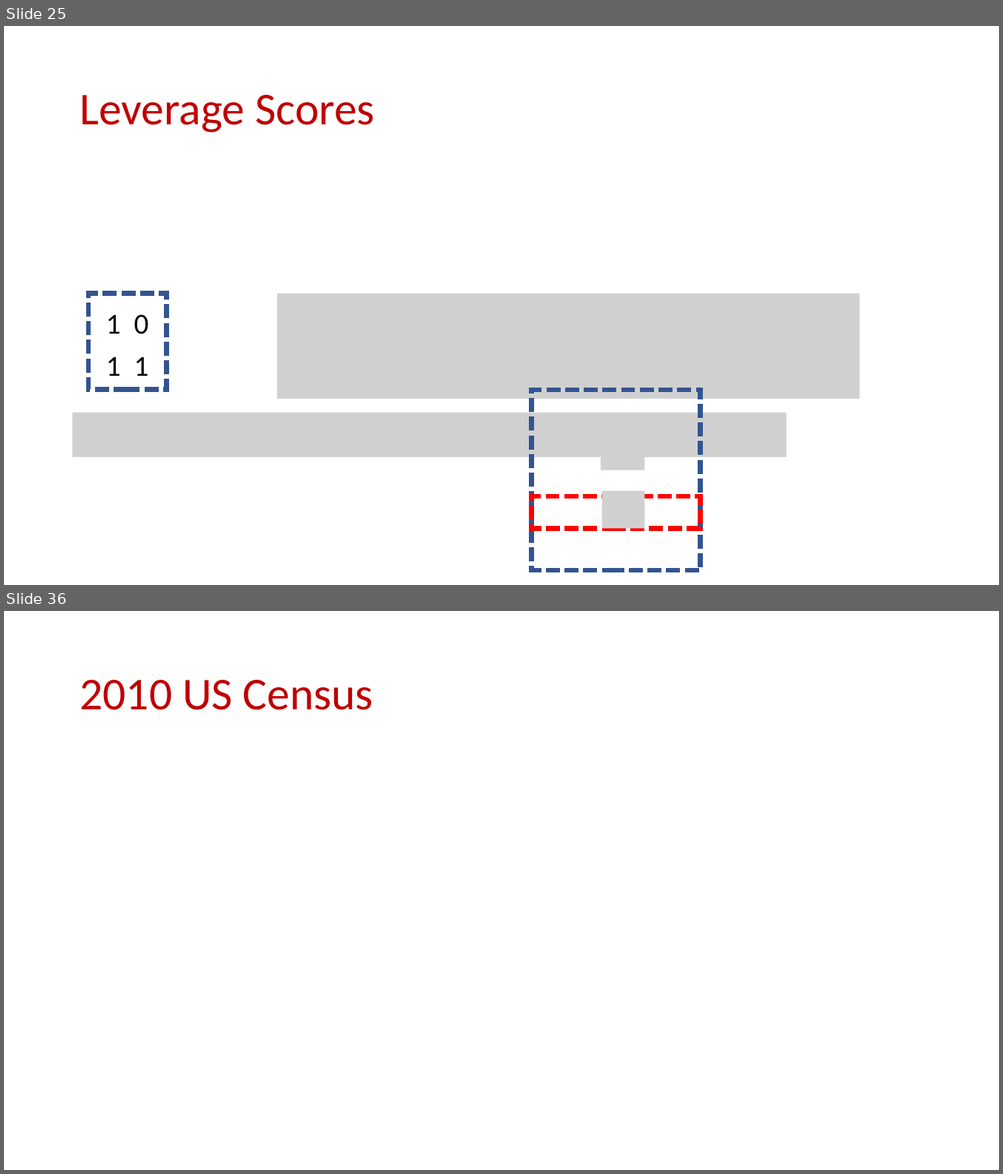
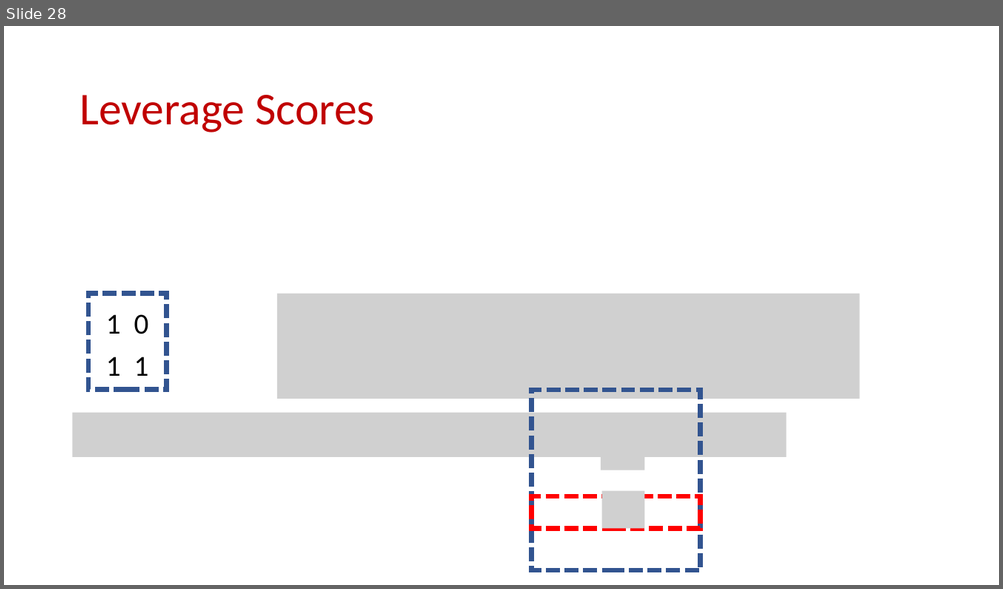
Before and after one commit to samsonzhou/samsonzhou.github.io, a slide deck: CSCE689-23/L31.pptx. Shown one above the other, each under a label of ours: slides 25 and 36 before the commit, slide 28 after it; the slides between them are not shown. The pictures are 1003x1174 and 1003x589 pixels, drawn with LibreOffice and Linux fonts; fonts in the diff are those of the drawing; grey boxes stand for pictures. Boxes give left, top, right and bottom in pixels: in the first picture for what was removed or moved away, otherwise in the second. Text is boxed around its words. In the diff, an @@ line names an element or a change of style, - is before the commit and + after.

```diff
--- a/CSCE689-23/L31.pptx
+++ b/CSCE689-23/L31.pptx
@@ slide 36 removed at [4, 611, 999, 1170], background #FFFFFF @@
@@ title removed at [79, 680, 373, 710] @@
-2010 US Census
@@ what was slide 25 is now slide 28 @@
```
Also in this commit, not shown: 3 slides added, 20 other slides removed, 3 other files.
